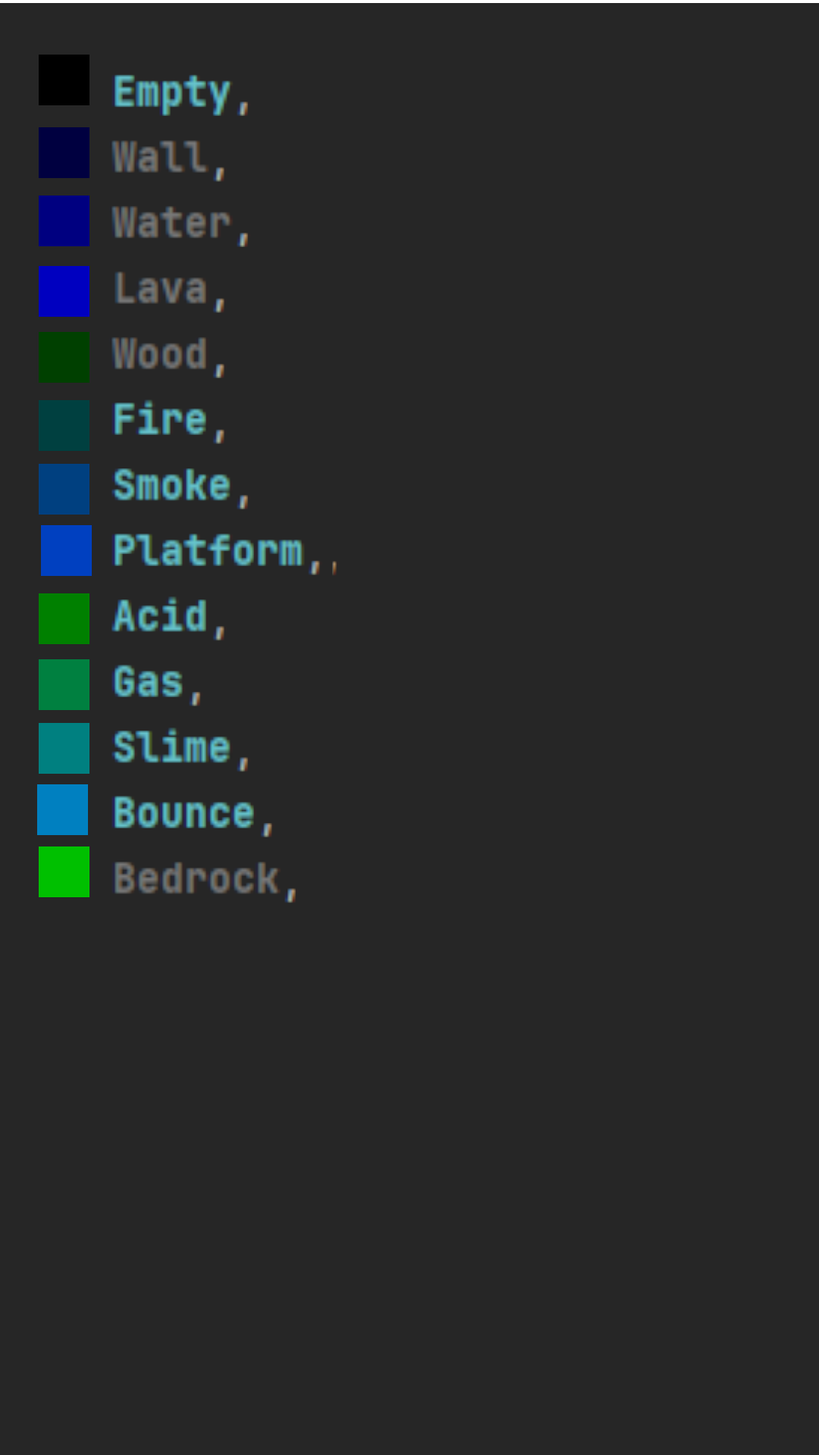
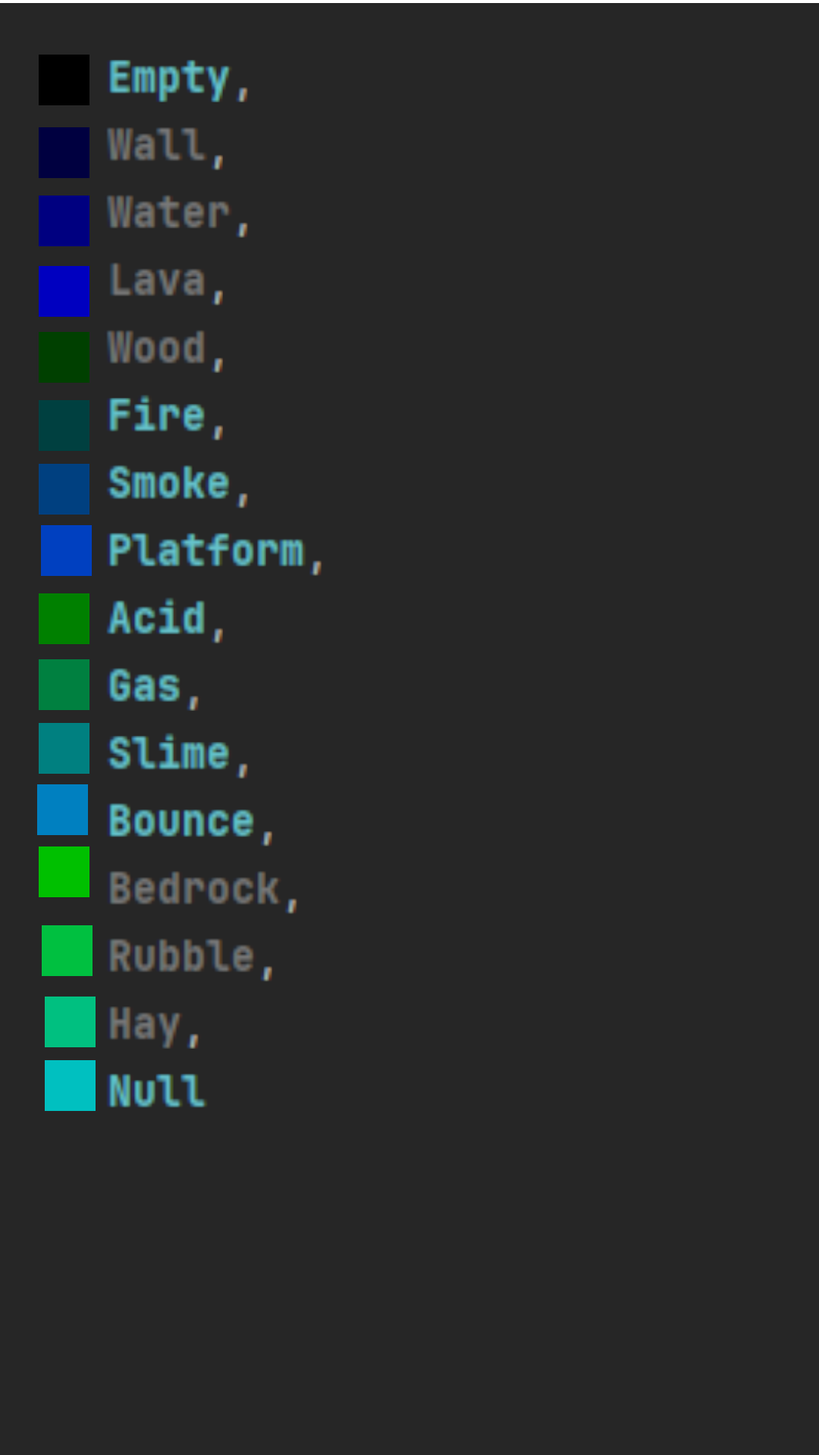
Layer changes from the first 819×1455 image to the second:
painted on "Background" over (41, 59, 339, 1112)
